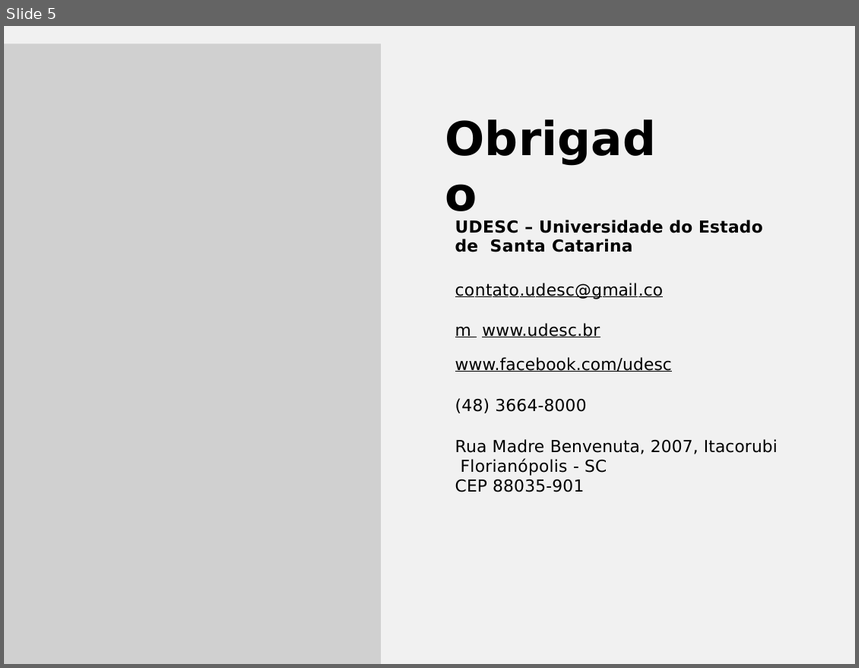
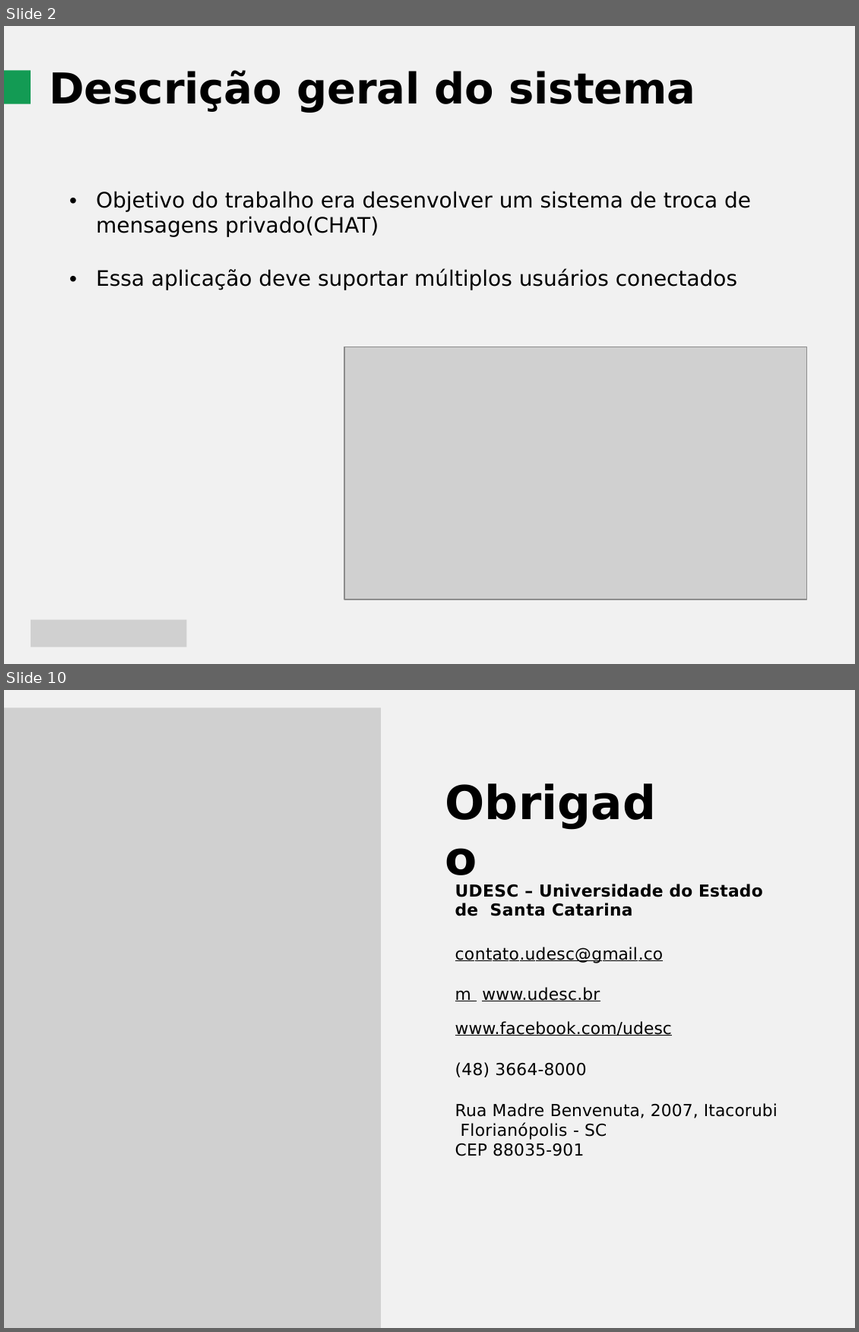
Before and after one commit to robsondejesus1996/Chat, a slide deck: Apresentação.pptx. Shown one above the other, each under a label of ours: slide 5 before the commit, slides 2 and 10 after it; the slides between them are not shown. The pictures are 859x668 and 859x1332 pixels, drawn with LibreOffice and Linux fonts; fonts in the diff are those of the drawing; grey boxes stand for pictures. Boxes give left, top, right and bottom in pixels: in the first picture for what was removed or moved away, otherwise in the second. Text is boxed around its words. In the diff, an @@ line names an element or a change of style, - is before the commit and + after.

```diff
--- a/Apresentação.pptx
+++ b/Apresentação.pptx
@@ slide 2 added at [4, 26, 855, 664], background #FFFFFF; not listed: 1 template element that a slide beside it also shows @@
@@ freeform shape added at [4, 70, 31, 104], fill #139B54 @@
@@ title added at [49, 70, 696, 113], 36 pt, text #000000, bold @@
+Descrição geral do sistema
@@ text added at [96, 191, 751, 290], 18 pt, text #000000 @@
+• Objetivo do trabalho era desenvolver um sistema de troca de mensagens privado(CHAT)
+• Essa aplicação deve suportar múltiplos usuários conectados
@@ picture added at [344, 347, 807, 601] @@
@@ picture added at [31, 620, 186, 648] @@
@@ what was slide 5 is now slide 10 @@
```
Also in this commit, not shown: 1 slide changed, 7 other slides added, 3 slides removed, 42 other files.
